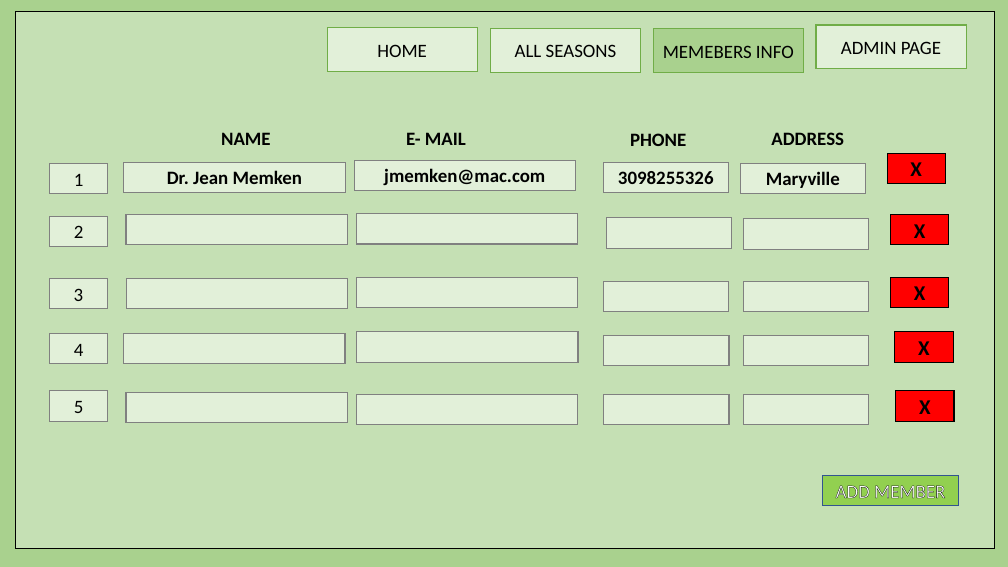
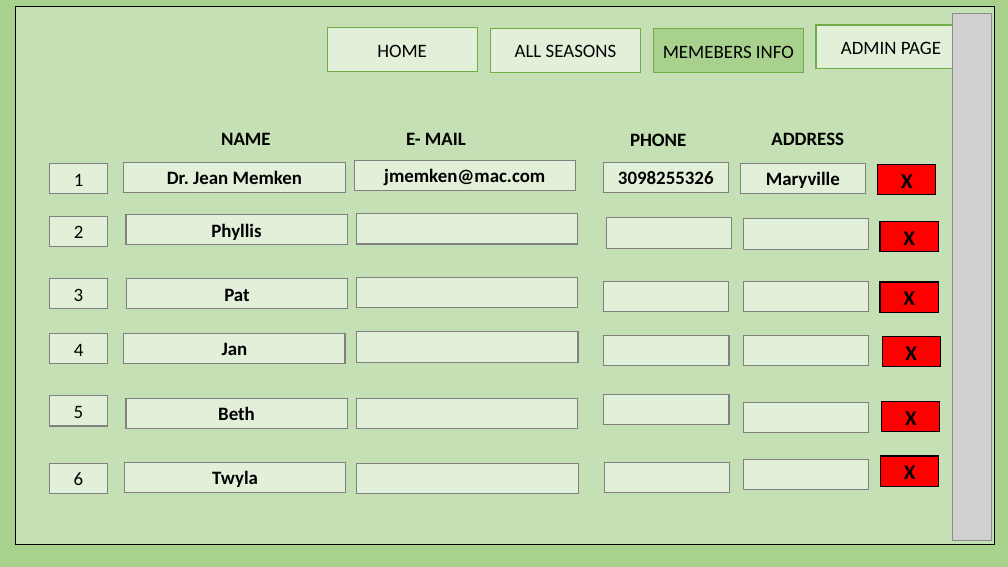
Before and after one commit to harishvavilala/Betterhappo, a slide deck: slide 11 of Powerpoints/BannerManagment.pptx (slide 13 before the commit). Drawn at 1008x567 pixels with LibreOffice and Linux fonts; fonts in the diff are those of the drawing; grey boxes stand for pictures. Boxes give left, top, right and bottom in pixels: in the first picture for what was removed or moved away, otherwise in the second. Text is boxed around its words. In the diff, an @@ line names an element or a change of style, - is before the commit and + after.

Commit message:
Contact Page Update With Scroll bars, 2 pages and members page

```diff
--- a/Powerpoints/BannerManagment.pptx
+++ b/Powerpoints/BannerManagment.pptx
@@ rectangle: place and size @@
-rectangle at (15, 11, 994, 550)
+rectangle at (15, 6, 994, 544)
@@ picture added at (952, 14, 991, 541) @@
@@ rectangle "X": place and size @@
-rectangle "X" at (888, 154, 946, 184)
+rectangle "X" at (878, 165, 936, 195)
@@ text in rectangle at (211, 223, 261, 240): text added @@
+Phyllis
@@ rectangle "X": place and size @@
-rectangle "X" at (891, 215, 949, 245)
+rectangle "X" at (880, 222, 938, 252)
@@ text in rectangle at (224, 288, 249, 301): text added @@
+Pat
@@ rectangle "X": place and size @@
-rectangle "X" at (891, 278, 949, 308)
+rectangle "X" at (880, 282, 938, 312)
@@ text in rectangle at (222, 342, 248, 355): text added @@
+Jan
@@ rectangle "X": place and size @@
-rectangle "X" at (895, 332, 954, 362)
+rectangle "X" at (882, 337, 941, 367)
@@ 4 rectangles: place and size @@
-4 rectangles at (50, 391, 870, 425)
+4 rectangles at (49, 396, 869, 433)
@@ text in rectangle at (218, 406, 255, 420): text added @@
+Beth
@@ rectangle "X": place and size @@
-rectangle "X" at (896, 391, 954, 421)
+rectangle "X" at (882, 402, 940, 432)
@@ rectangle added at (49, 464, 107, 494), fill #E2F0D9, outline #808080 1 pt, 18 pt, text #000000 @@
+6
@@ rectangle added at (125, 463, 346, 493), fill #E2F0D9, outline #808080 1 pt, 18 pt, text #000000, bold @@
+Twyla
@@ rectangle added at (357, 464, 578, 494), fill #E2F0D9, outline #808080 1 pt @@
@@ rectangle added at (604, 463, 730, 493), fill #E2F0D9, outline #808080 1 pt @@
@@ rectangle added at (743, 460, 869, 490), fill #E2F0D9, outline #808080 1 pt @@
@@ rectangle removed at (823, 476, 959, 506) @@
-ADD MEMBER
@@ rectangle added at (881, 456, 939, 486), fill #FF0000, outline #000000 1 pt, 20 pt, text #000000, bold @@
+X
```
Also in this commit, not shown: 3 other slides changed, 1 slide added, 2 slides removed.
